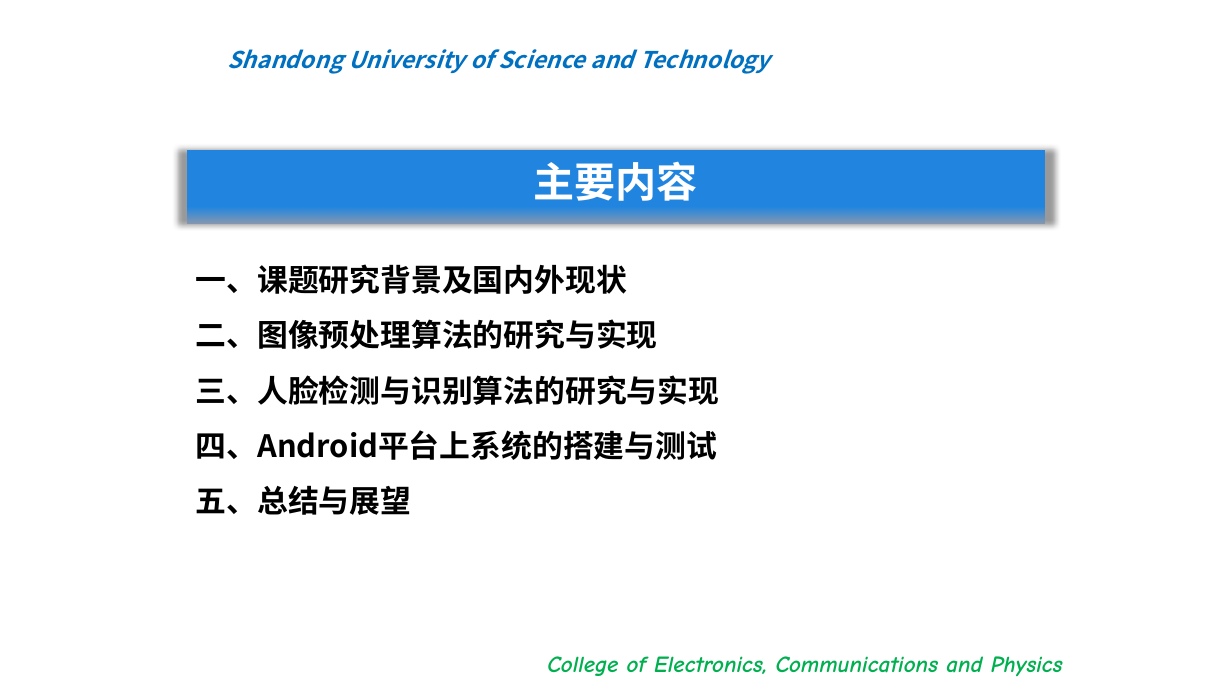
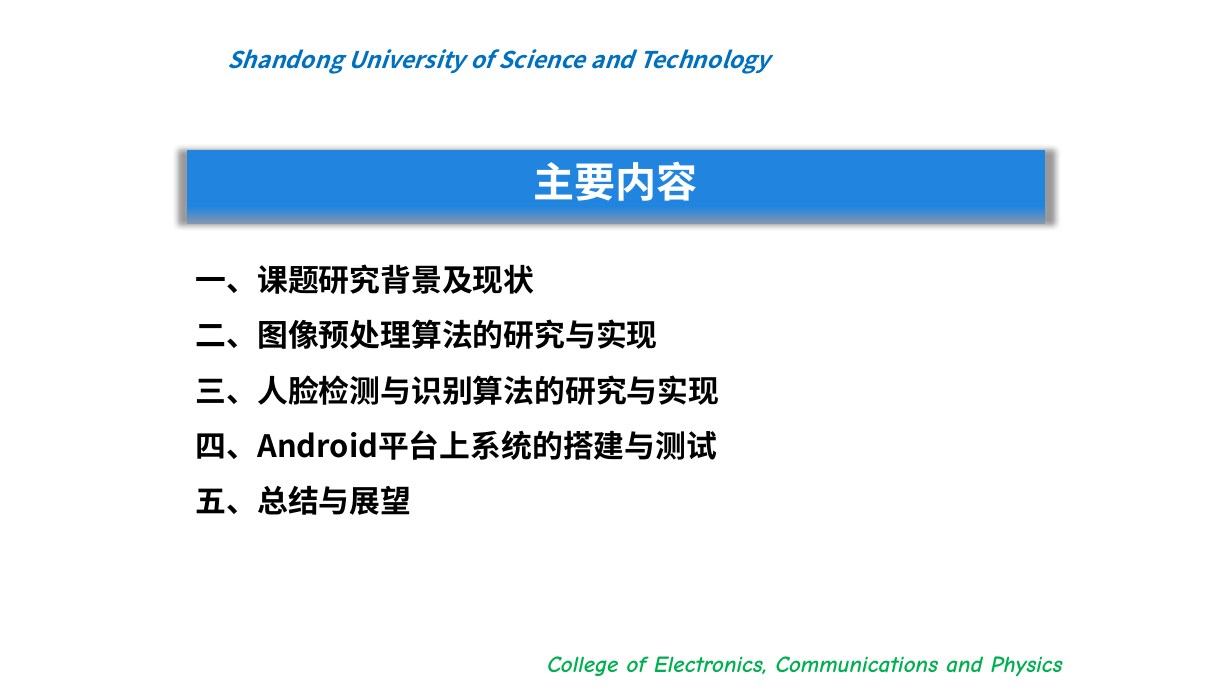
Before and after one commit to bigflyboy/biyelunwen, a slide deck: slide 2 of 王志远毕业答辩.pptx. Drawn at 1232x693 pixels with LibreOffice and Linux fonts; fonts in the diff are those of the drawing; background and template pictures are left out. Boxes give left, top, right and bottom in pixels: in the first picture for what was removed or moved away, otherwise in the second. Text is boxed around its words. In the diff, an @@ line names an element or a change of style, - is before the commit and + after.

```diff
--- a/王志远毕业答辩.pptx
+++ b/王志远毕业答辩.pptx
@@ text at <box>196,264,535,294</box>: text changed @@
-一、课题研究背景及国内外现状
+一、课题研究背景及现状
```
Also in this commit, not shown: 3 other slides changed, 10 slides added, 1 other file.
